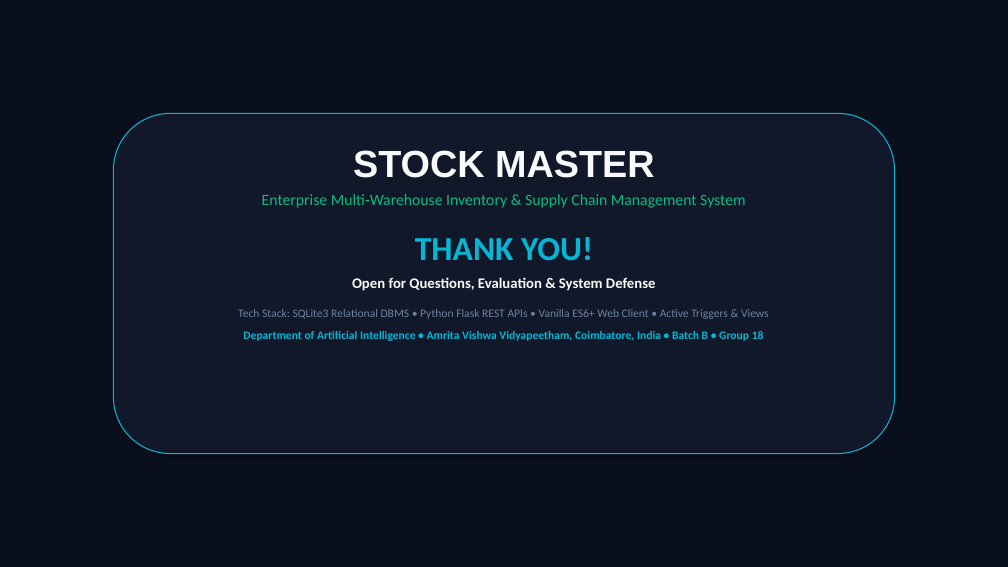
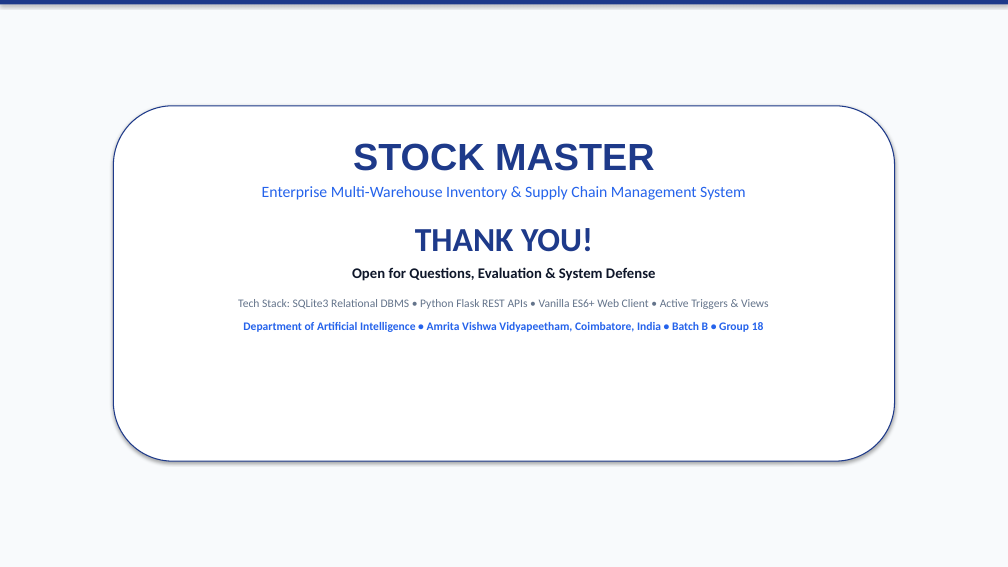
Before and after one commit to puneethkalinga/StockMaster-DBMS, a slide deck: slide 21 of StockMaster_Final_Review_Presentation.pptx. Drawn at 1008x567 pixels with LibreOffice and Linux fonts; fonts in the diff are those of the drawing. Boxes give left, top, right and bottom in pixels: in the first picture for what was removed or moved away, otherwise in the second. Text is boxed around its words. In the diff, an @@ line names an element or a change of style, - is before the commit and + after.

Commit message:
Update final review presentation slides with academic formatting

```diff
--- a/StockMaster_Final_Review_Presentation.pptx
+++ b/StockMaster_Final_Review_Presentation.pptx
@@ rectangle at bbox=[0, 0, 1008, 567]: fill #0A0F1D to #F8FAFC @@
@@ rectangle added at bbox=[0, 0, 1008, 5], fill #1E3A8A @@
@@ rounded rectangle: place and size @@
-rounded rectangle at bbox=[113, 113, 895, 454]
+rounded rectangle at bbox=[113, 106, 895, 461]
@@ rounded rectangle at bbox=[113, 106, 895, 461]: fill #10182A to #FFFFFF; outline #06B6D4 1 pt to #1E3A8A 1 pt @@
@@ text "STOCK MASTER": place and size @@
-text "STOCK MASTER" at bbox=[238, 150, 769, 341]
+text "STOCK MASTER" at bbox=[238, 143, 769, 332]
@@ text "STOCK MASTER" at bbox=[238, 143, 769, 332]: text colour #F8FAFC to #1E3A8A in "STOCK MASTER"; text colour #10B981 to #2563EB in "Enterprise Multi-Warehouse Inventory & Supply Chain Manageme ..."; text colour #06B6D4 to #1E3A8A in "THANK YOU!"; text colour #F8FAFC to #0F172A in "Open for Questions, Evaluation & System Defense"; text colour #6E82A0 to #64748B in "Tech Stack: SQLite3 Relational DBMS • Python ..."; text colour #06B6D4 to #2563EB in "Department of Artificial Intelligence • Amrita Vishwa ..."; less space between paragraphs @@
```
Also in this commit, not shown: 20 other slides changed.
